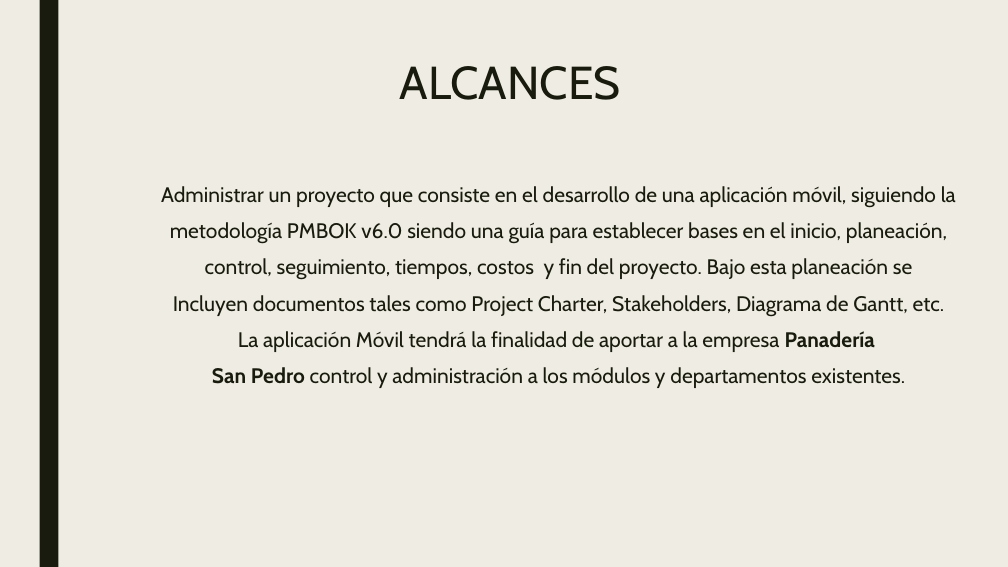
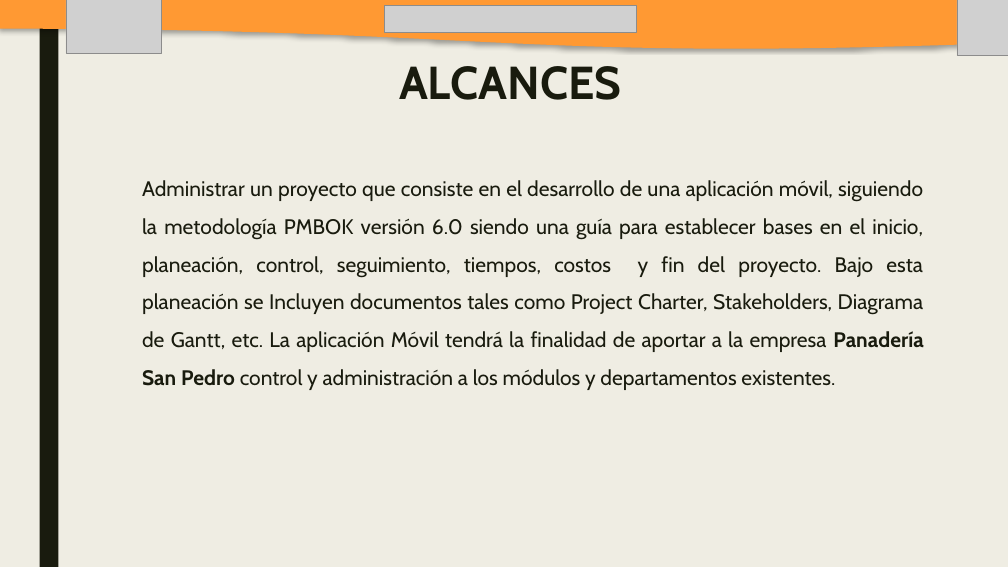
Before and after one commit to SM-ROOT/SM-ROOT, a slide deck: slide 10 of 9°A/Integradora/diapositiva/SM-ROOT_APPMO-SP.pptx (slide 9 before the commit). Drawn at 1008x567 pixels with LibreOffice and Linux fonts; fonts in the diff are those of the drawing; grey boxes stand for pictures. Boxes give left, top, right and bottom in pixels: in the first picture for what was removed or moved away, otherwise in the second. Text is boxed around its words. In the diff, an @@ line names an element or a change of style, - is before the commit and + after.

Commit message:
actualización de documentos

```diff
--- a/9°A/Integradora/diapositiva/SM-ROOT_APPMO-SP.pptx
+++ b/9°A/Integradora/diapositiva/SM-ROOT_APPMO-SP.pptx
@@ freeform shape added at [0,0,1008,48], fill #FF9933 @@
@@ picture added at [66,0,161,54] @@
@@ picture added at [385,5,636,33] @@
@@ picture added at [957,0,1008,56] @@
@@ title "ALCANCES" at [399,66,621,100]: bold on @@
@@ text at [142,180,923,390]: text changed @@
-Administrar un proyecto que consiste en el desarrollo de una aplicación móvil, siguiendo la
-metodología PMBOK v6.0 siendo una guía para establecer bases en el inicio, planeación,
-control, seguimiento, tiempos, costos y fin del proyecto. Bajo esta planeación se
-Incluyen documentos tales como Project Charter, Stakeholders, Diagrama de Gantt, etc.
-La aplicación Móvil tendrá la finalidad de aportar a la empresa Panadería
-San Pedro control y administración a los módulos y departamentos existentes.
+Administrar un proyecto que consiste en el desarrollo de una aplicación móvil, siguiendo la metodología PMBOK versión 6.0 siendo una guía para establecer bases en el inicio, planeación, control, seguimiento, tiempos, costos y fin del proyecto. Bajo esta planeación se Incluyen documentos tales como Project Charter, Stakeholders, Diagrama de Gantt, etc. La aplicación Móvil tendrá la finalidad de aportar a la empresa Panadería San Pedro control y administración a los módulos y departamentos existentes.
```
Also in this commit, not shown: 18 other slides changed, 6 slides added, 4 slides removed, 31 other files.
